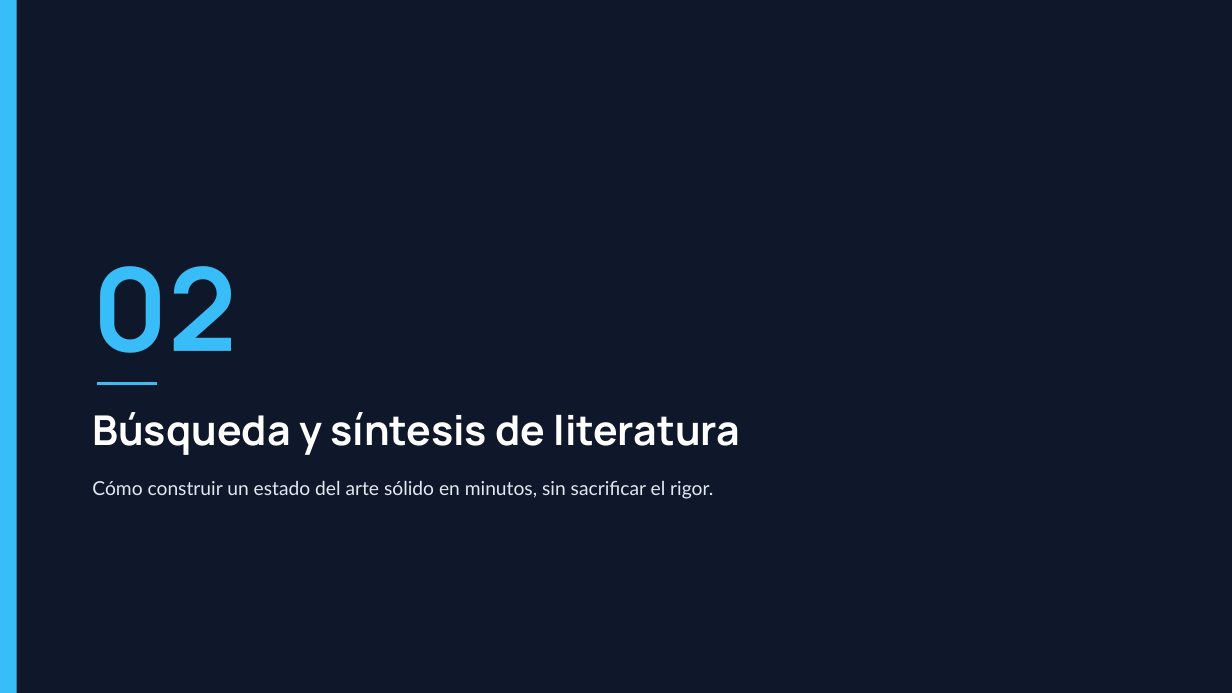
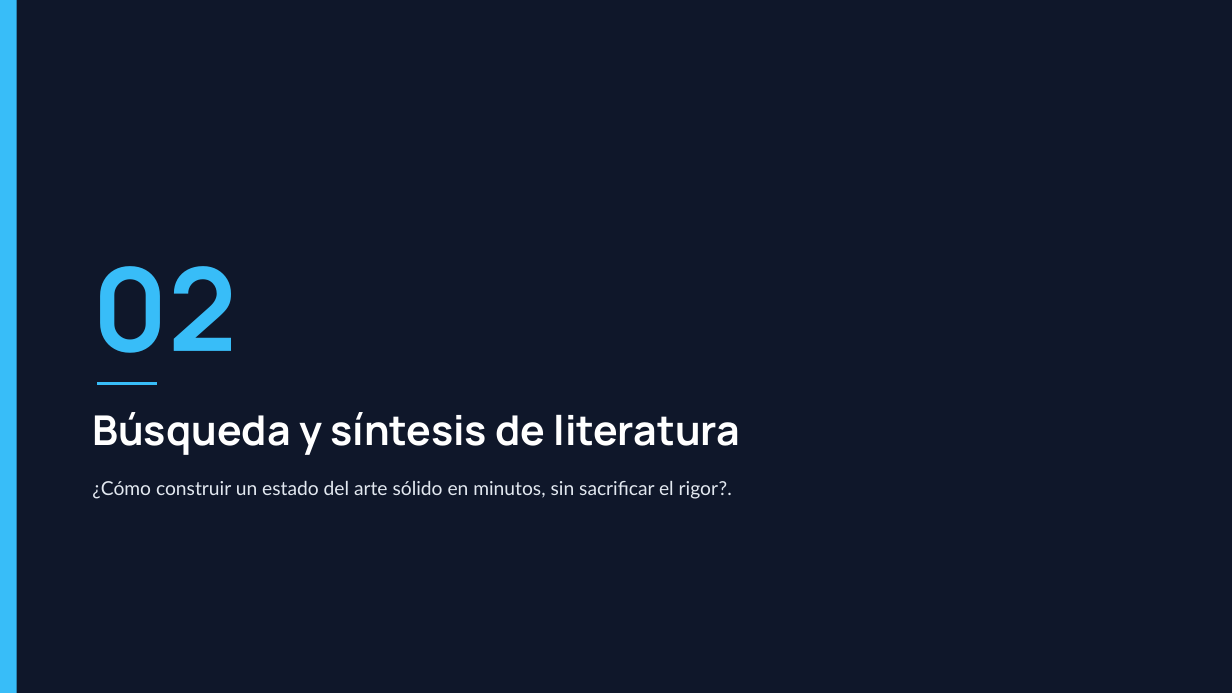
Before and after one commit to magarridot/Investigacion_Aumentada, a slide deck: slide 8 of Investigacion_Aumentada_IA_para_la_Ciencia.pptx. Drawn at 1232x693 pixels with LibreOffice and Linux fonts; fonts in the diff are those of the drawing. Boxes give left, top, right and bottom in pixels: in the first picture for what was removed or moved away, otherwise in the second. Text is boxed around its words. In the diff, an @@ line names an element or a change of style, - is before the commit and + after.

```diff
--- a/Investigacion_Aumentada_IA_para_la_Ciencia.pptx
+++ b/Investigacion_Aumentada_IA_para_la_Ciencia.pptx
@@ text at [92,481,732,499]: text changed @@
-Cómo construir un estado del arte sólido en minutos, sin sacrificar el rigor.
+¿Cómo construir un estado del arte sólido en minutos, sin sacrificar el rigor?.
```
Also in this commit, not shown: 5 other slides changed.
